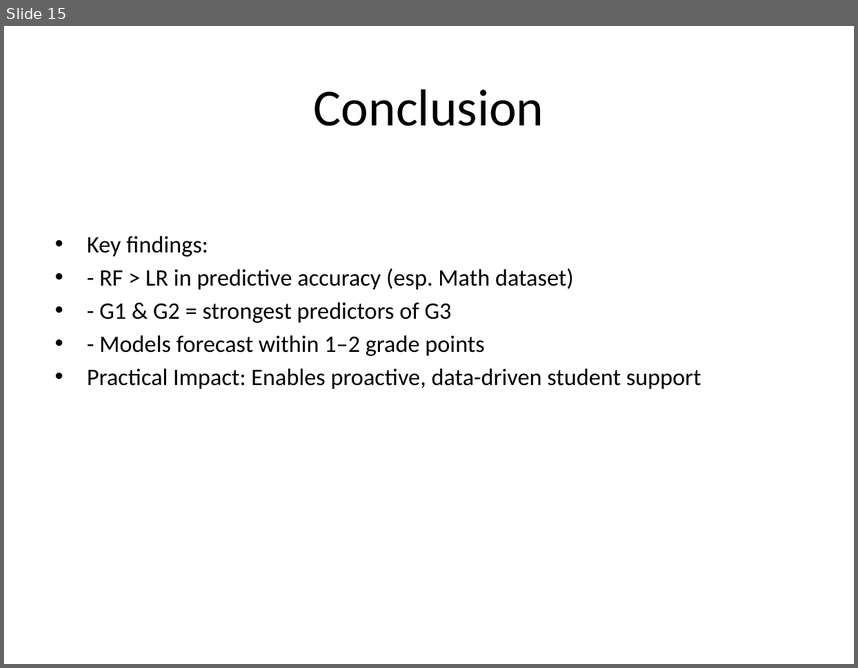
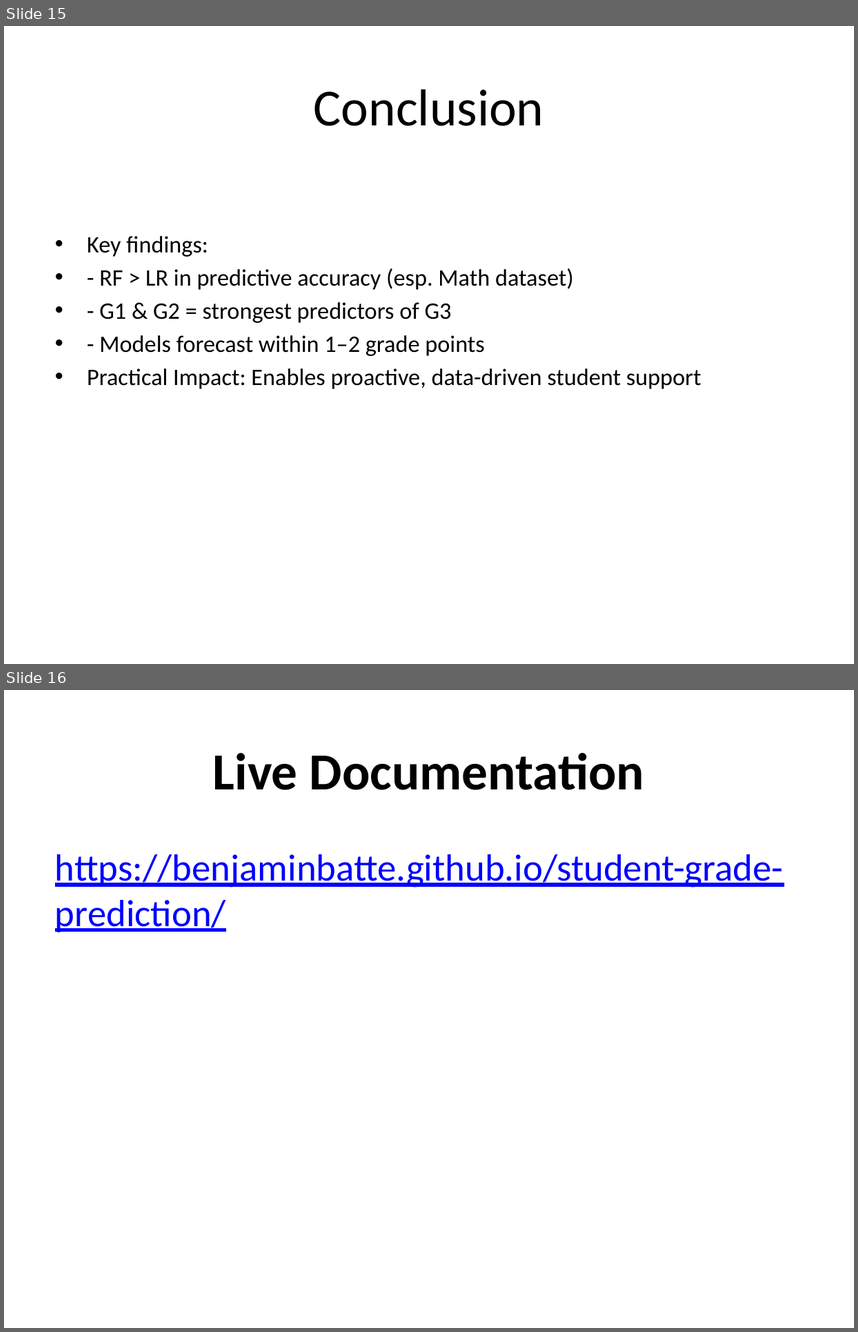
Before and after one commit to BenjaminBatte/student-grade-prediction, a slide deck: docs/project_report/Student_Grade_Prediction_Presentation.pptx. Shown one above the other, each under a label of ours: slide 15 before the commit, slides 15 and 16 after it. The pictures are 858x668 and 858x1332 pixels, drawn with LibreOffice and Linux fonts; fonts in the diff are those of the drawing. Boxes give left, top, right and bottom in pixels: in the first picture for what was removed or moved away, otherwise in the second. Text is boxed around its words. In the diff, an @@ line names an element or a change of style, - is before the commit and + after.

```diff
--- a/docs/project_report/Student_Grade_Prediction_Presentation.pptx
+++ b/docs/project_report/Student_Grade_Prediction_Presentation.pptx
@@ slide 16 added at [4,690,854,1328], background #FFFFFF @@
@@ title added at [213,753,644,790], 44 pt, text #000000, bold @@
+Live Documentation
@@ text added at [55,854,784,932], 32 pt, text #0000FF, underline @@
+https://benjaminbatte.github.io/student-grade-prediction/
```
Also in this commit, not shown: 3 other files.
